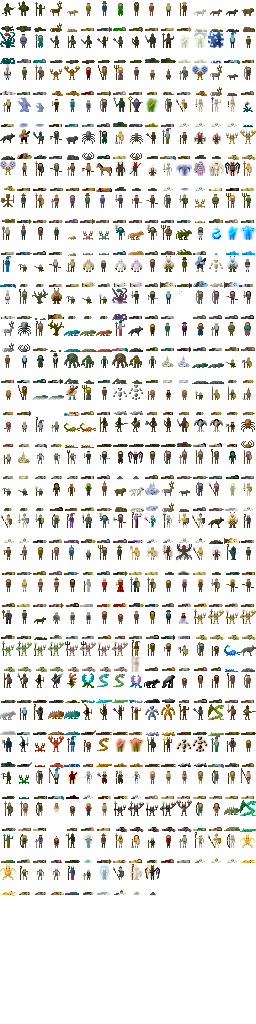
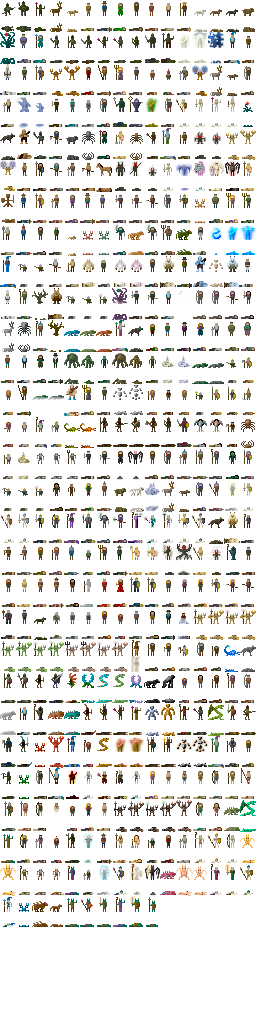
Revision of a layered w=256, h=1024 image; what changed, layer by layer:
painted on "Background" over [3, 839, 253, 927]
